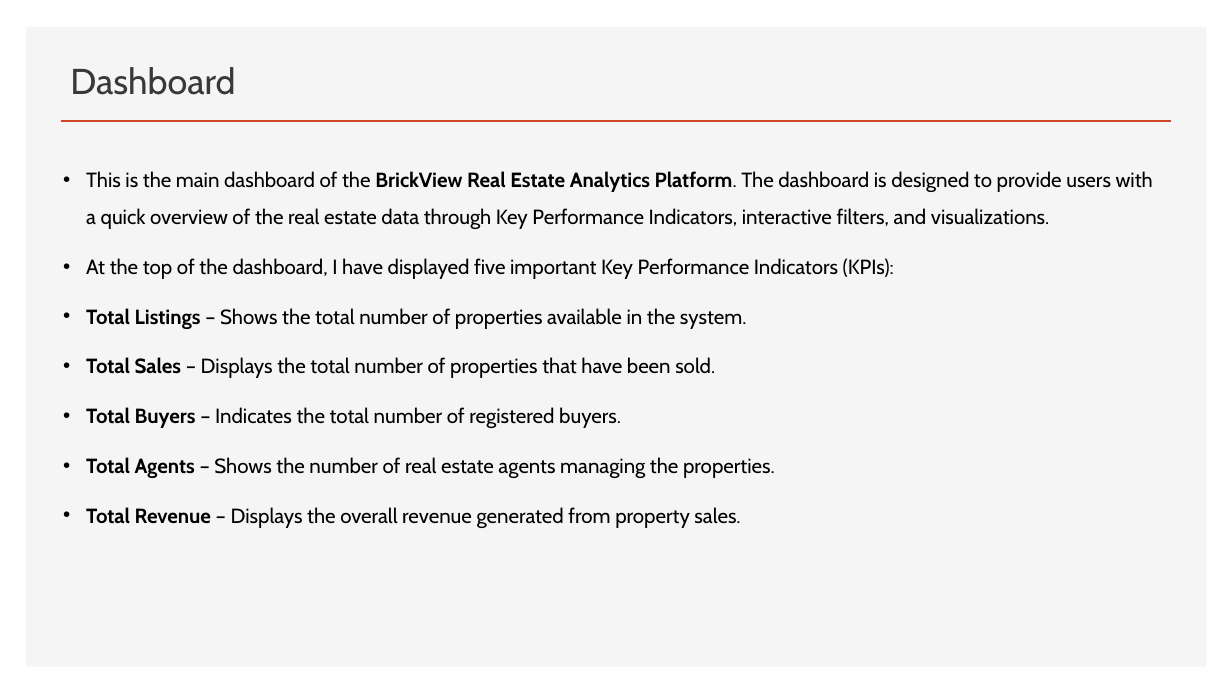
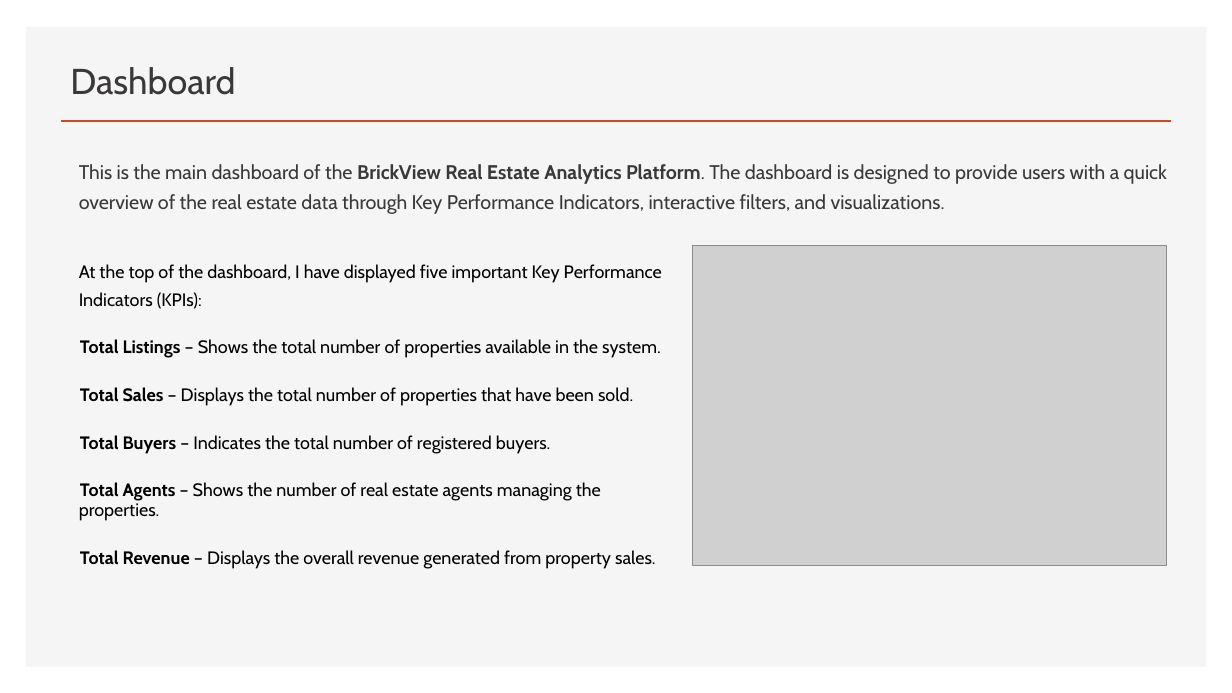
Before and after one commit to rabbanishaik1421/brickview-realestate-analytics-platform, a slide deck: slide 8 of presentation/Presentation.pptx. Drawn at 1232x693 pixels with LibreOffice and Linux fonts; fonts in the diff are those of the drawing; grey boxes stand for pictures; background and template pictures are left out. Boxes give left, top, right and bottom in pixels: in the first picture for what was removed or moved away, otherwise in the second. Text is boxed around its words. In the diff, an @@ line names an element or a change of style, - is before the commit and + after.

```diff
--- a/presentation/Presentation.pptx
+++ b/presentation/Presentation.pptx
@@ text added at [79,164,1167,214], 15.4 pt, text #3B3838 @@
+This is the main dashboard of the BrickView Real Estate Analytics Platform. The dashboard is designed to provide users with a quick overview of the real estate data through Key Performance Indicators, interactive filters, and visualizations.
@@ text at [86,171,1153,229]: paragraph removed @@
-• This is the main dashboard of the BrickView Real Estate Analytics Platform. The dashboard is designed to provide users with a quick overview of the real estate data through Key Performance Indicators, interactive filters, and visualizations.
@@ text "At the top of the ...": place and size @@
-text "At the top of the ..." at [86,171,1153,528]
+text "At the top of the ..." at [79,264,662,569]
@@ text "At the top of the ..." at [79,264,662,569]: size 16 to 14 pt; bullet • to none; line spacing 1.5 to 1.3; more space between paragraphs; bullet • to  ; line spacing 1.5 to 0.9; vertical alignment top to middle @@
@@ picture added at [692,245,1166,566] @@
```
Also in this commit, not shown: 5 other slides changed, 2 other files.
